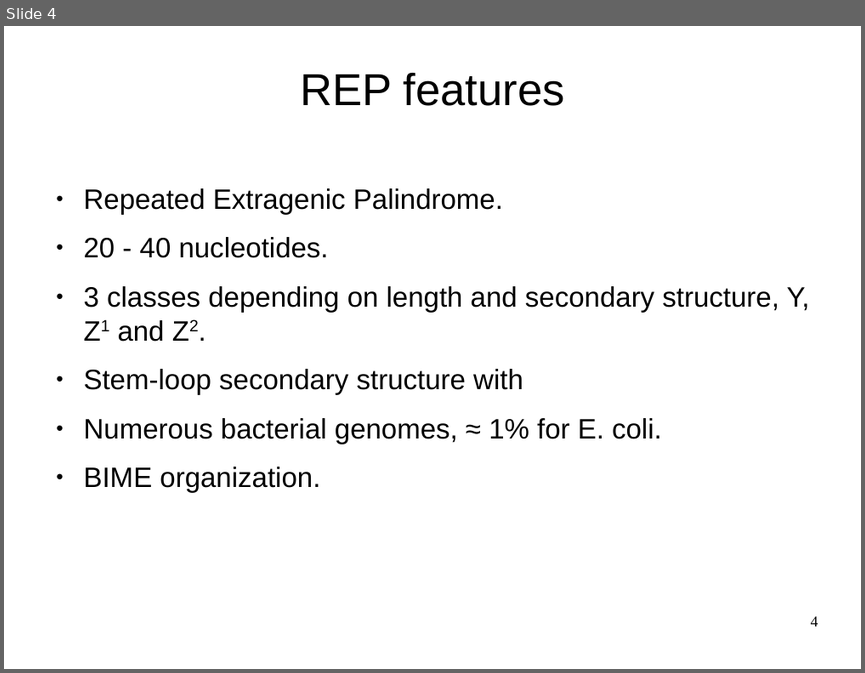
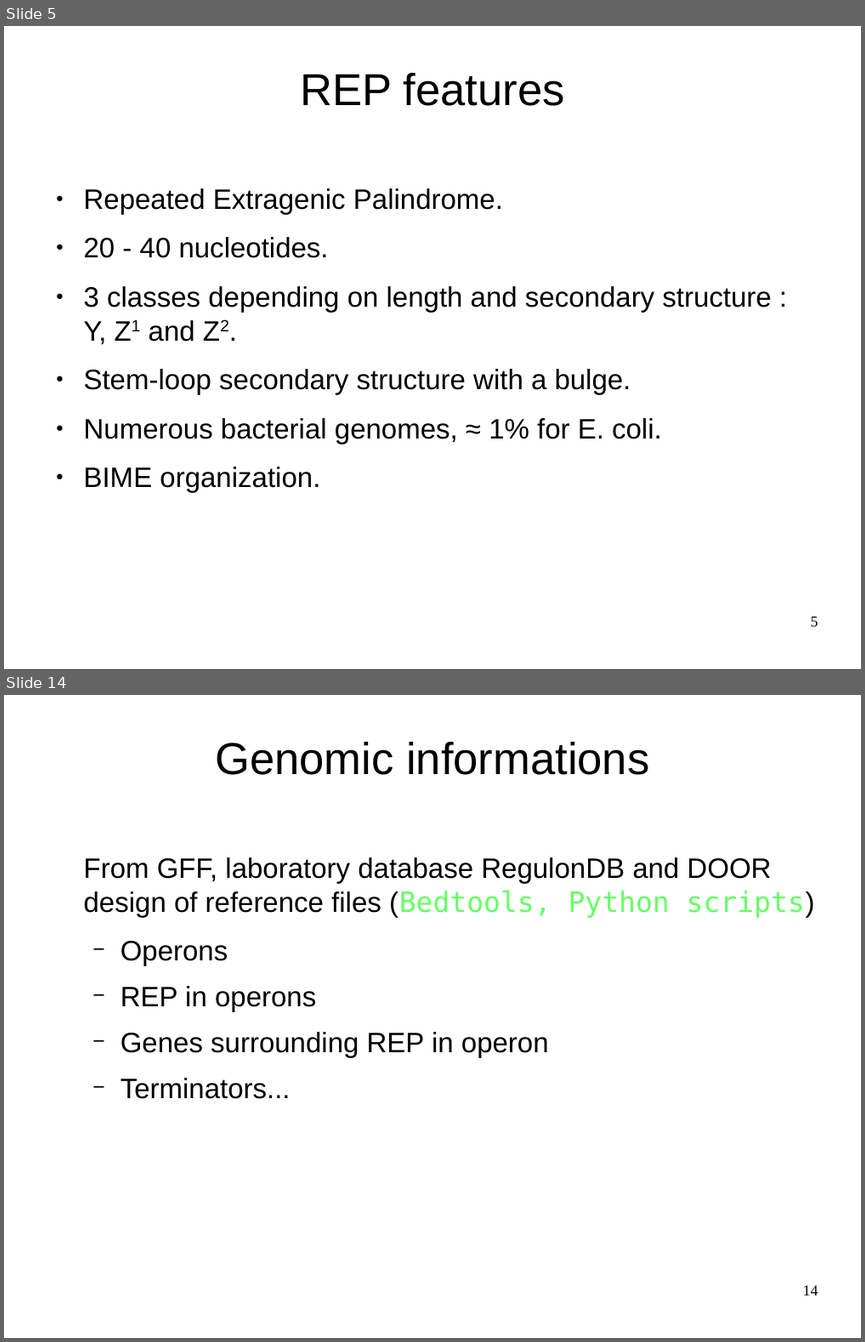
Before and after one commit to mesmeraf/stage_M2, a slide deck: presentation.odp. Shown one above the other, each under a label of ours: slide 4 before the commit, slides 5 and 14 after it; the slides between them are not shown. The pictures are 865x673 and 865x1342 pixels, drawn with LibreOffice and Linux fonts; fonts in the diff are those of the drawing; background and template pictures are left out. Boxes give left, top, right and bottom in pixels: in the first picture for what was removed or moved away, otherwise in the second. Text is boxed around its words. In the diff, an @@ line names an element or a change of style, - is before the commit and + after.

```diff
--- a/presentation.odp
+++ b/presentation.odp
@@ slide 14 added at bbox=[4, 695, 861, 1338], background picture (left out) @@
@@ title added at bbox=[215, 742, 649, 775], 41.4 pt, text #000000 @@
+Genomic informations
@@ text added at bbox=[84, 857, 815, 1099], 26 pt, text #000000 @@
+From GFF, laboratory database RegulonDB and DOOR design of reference files (Bedtools, Python scripts)
+  − Operons
+  − REP in operons
+  − Genes surrounding REP in operon
+  − Terminators...
@@ page number added at bbox=[803, 1285, 818, 1295], 14 pt, text #000000 @@
+14
@@ what was slide 4 is now slide 5 @@
@@ slide 5 changed as well @@
@@ text at bbox=[84, 286, 771, 395]: text changed @@
-● 3 classes depending on length and secondary structure, Y, Z1 and Z2.
-● Stem-loop secondary structure with
+● 3 classes depending on length and secondary structure : Y, Z1 and Z2.
+● Stem-loop secondary structure with a bulge.
@@ page number at bbox=[811, 616, 818, 626]: text changed @@
-4
+5
```
Also in this commit, not shown: 3 other slides changed, 16 other slides added, 10 other files.
